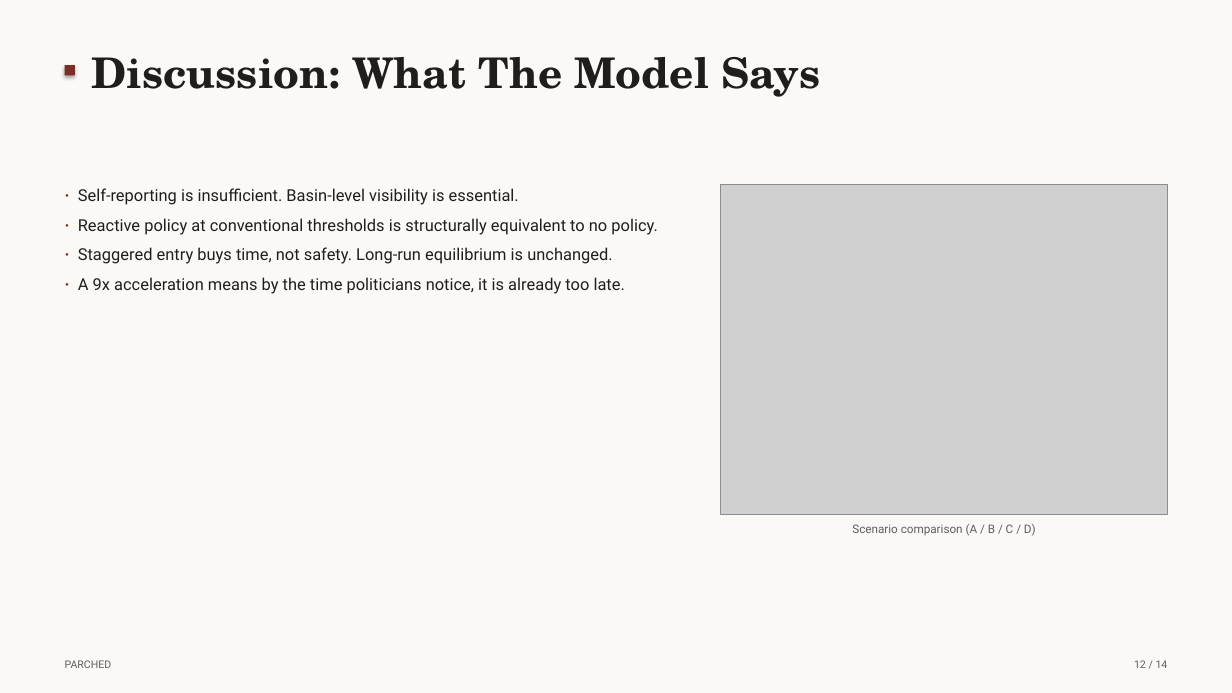
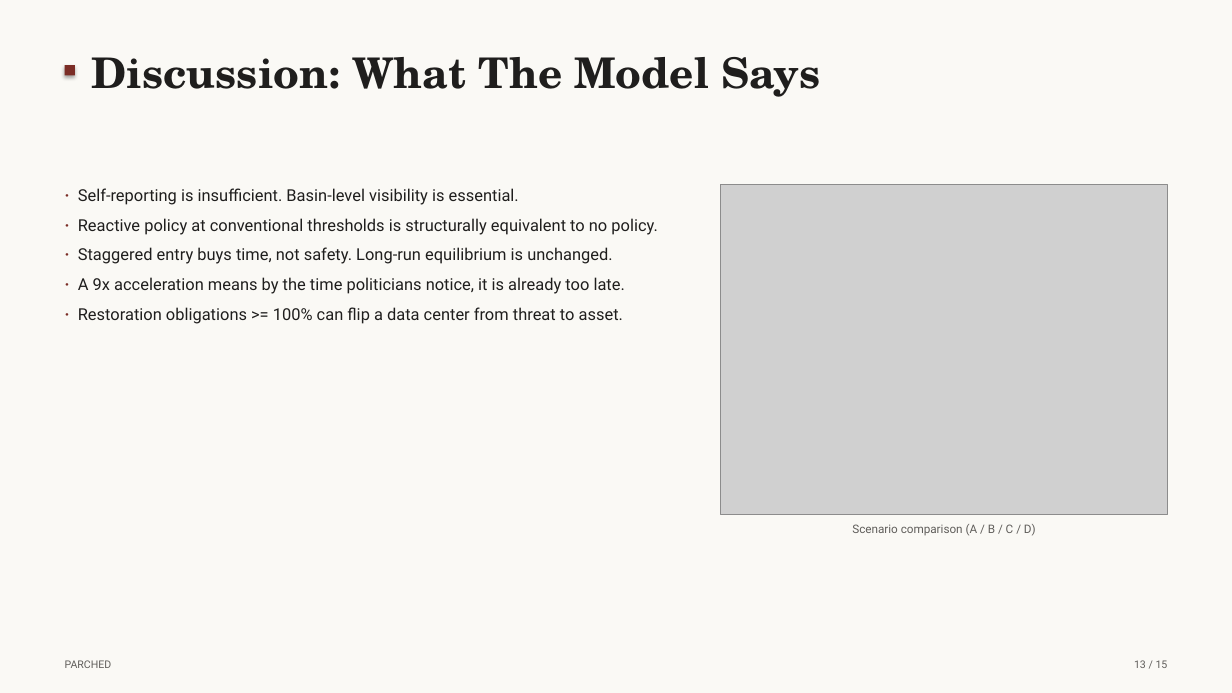
Before and after one commit to cup-noodlehS/ABM-project, a slide deck: slide 13 of presentation/PARCHED_final.pptx (slide 12 before the commit). Drawn at 1232x693 pixels with LibreOffice and Linux fonts; fonts in the diff are those of the drawing; grey boxes stand for pictures. Boxes give left, top, right and bottom in pixels: in the first picture for what was removed or moved away, otherwise in the second. Text is boxed around its words. In the diff, an @@ line names an element or a change of style, - is before the commit and + after.

```diff
--- a/presentation/PARCHED_final.pptx
+++ b/presentation/PARCHED_final.pptx
@@ text at (78, 307, 623, 324): paragraph added @@
+· Restoration obligations >= 100% can flip a data center from threat to asset.
@@ text at (1134, 660, 1168, 668): text changed @@
-12 / 14
+13 / 15
```
Also in this commit, not shown: 13 other slides changed, 1 slide added, 1 other file.
